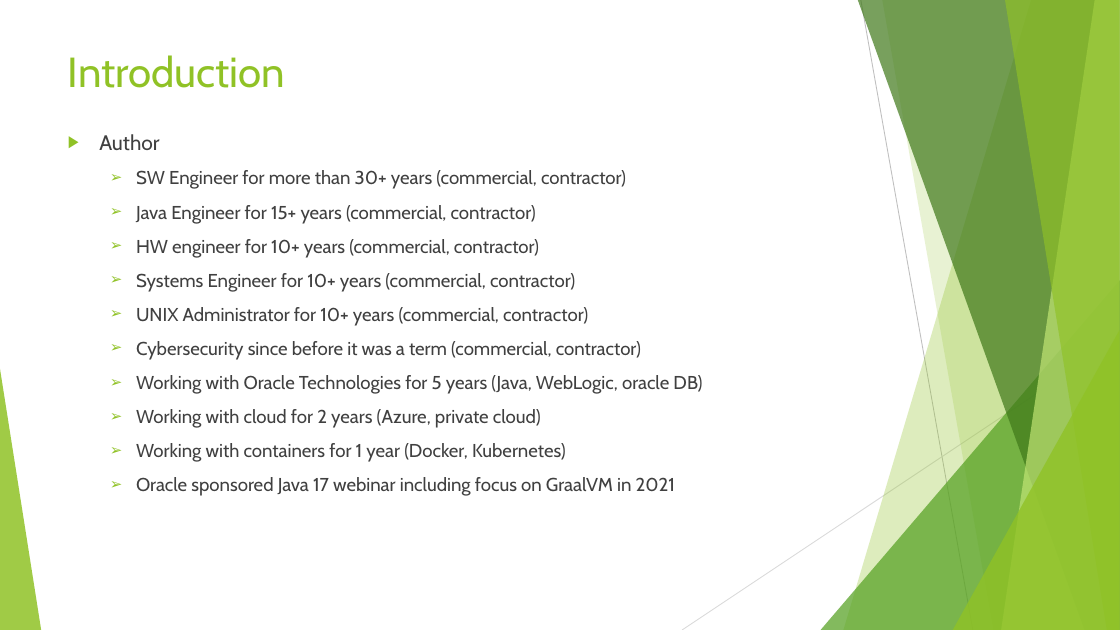
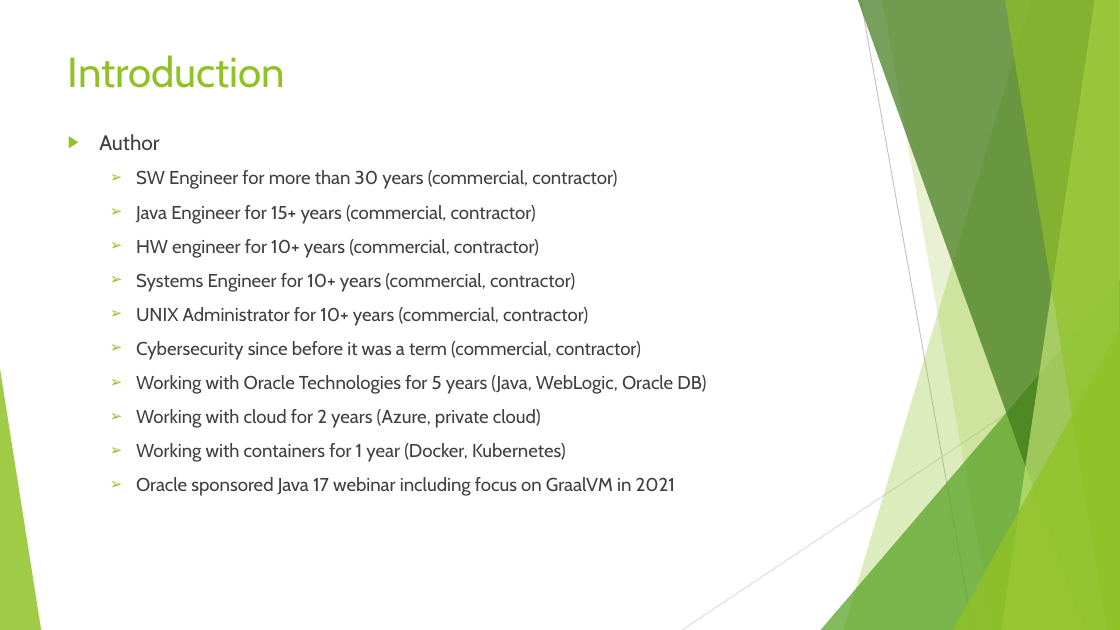
Before and after one commit to Rohan427/Qpid4Graal, a slide deck: slide 4 of doc/reference/GraalVm _Upgrade.pptx. Drawn at 1120x630 pixels with LibreOffice and Linux fonts; fonts in the diff are those of the drawing. Boxes give left, top, right and bottom in pixels: in the first picture for what was removed or moved away, otherwise in the second. Text is boxed around its words. In the diff, an @@ line names an element or a change of style, - is before the commit and + after.

```diff
--- a/doc/reference/GraalVm _Upgrade.pptx
+++ b/doc/reference/GraalVm _Upgrade.pptx
@@ text at (x1=136, y1=170, x2=617, y2=189): text changed @@
-  ➢ SW Engineer for more than 30+ years (commercial, contractor)
+  ➢ SW Engineer for more than 30 years (commercial, contractor)
@@ text at (x1=136, y1=375, x2=706, y2=394): text changed @@
-  ➢ Working with Oracle Technologies for 5 years (Java, WebLogic, oracle DB)
+  ➢ Working with Oracle Technologies for 5 years (Java, WebLogic, Oracle DB)
```
Also in this commit, not shown: 11 other slides changed, 1 slide removed.
